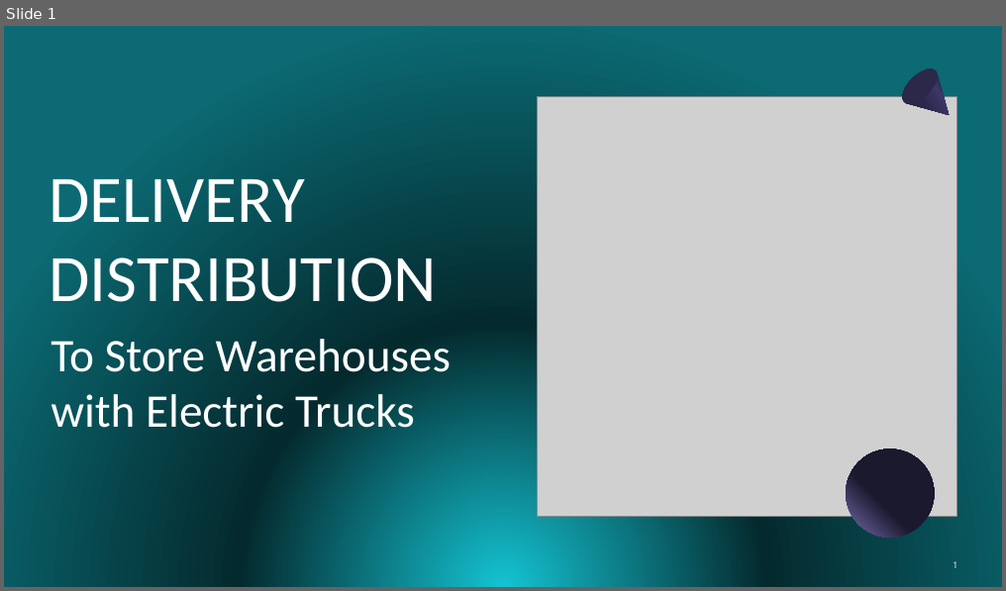
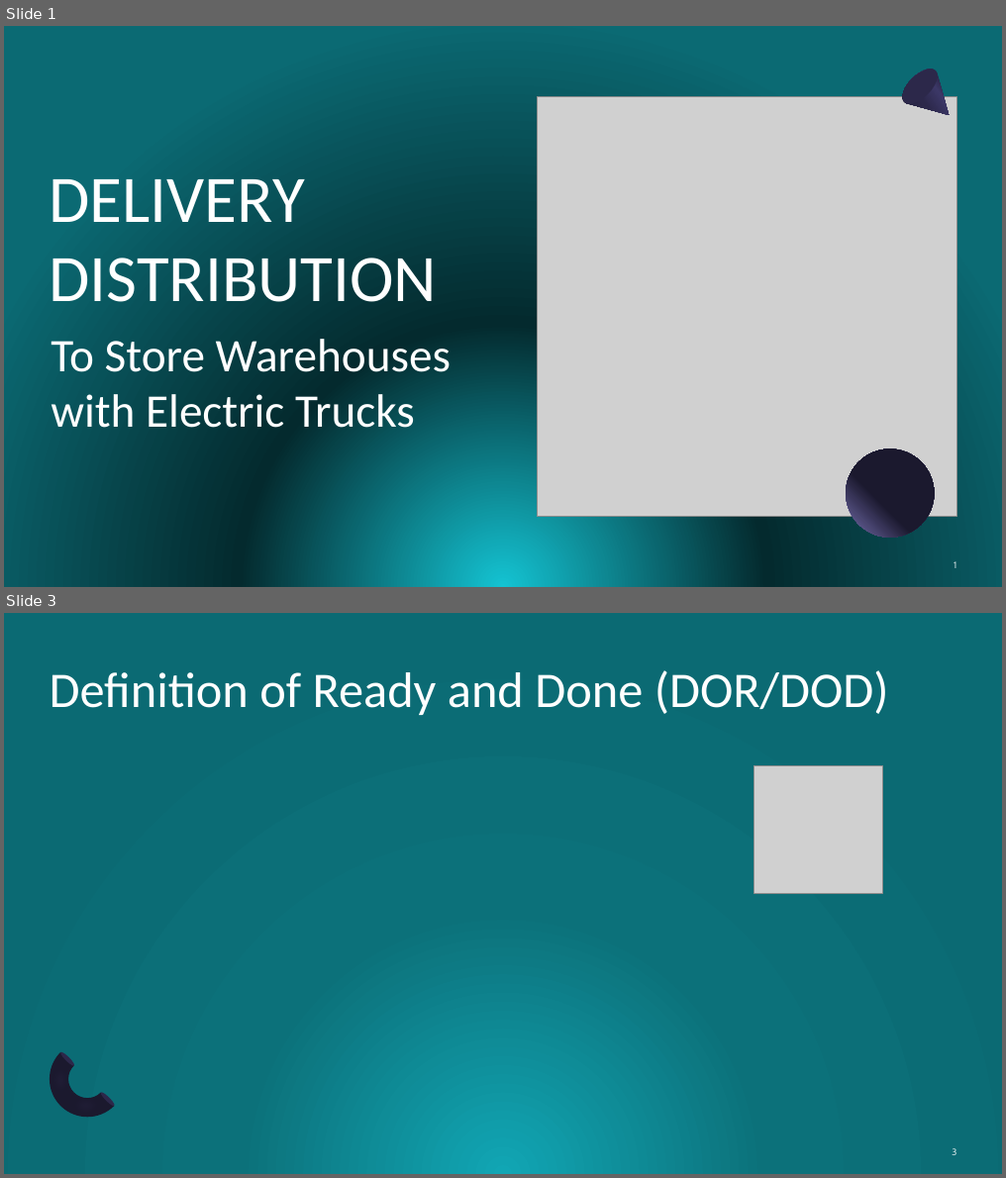
Before and after one commit to prmika/ErasmusProject, a slide deck: Documentation/presentation_lapr5_11_01_2023.pptx. Shown one above the other, each under a label of ours: slide 1 before the commit, slides 1 and 3 after it; the slides between them are not shown. The pictures are 1006x591 and 1006x1178 pixels, drawn with LibreOffice and Linux fonts; fonts in the diff are those of the drawing; grey boxes stand for pictures. Boxes give left, top, right and bottom in pixels: in the first picture for what was removed or moved away, otherwise in the second. Text is boxed around its words. In the diff, an @@ line names an element or a change of style, - is before the commit and + after.

```diff
--- a/Documentation/presentation_lapr5_11_01_2023.pptx
+++ b/Documentation/presentation_lapr5_11_01_2023.pptx
@@ slide 3 added at [4, 613, 1002, 1174], background gradient #11A6B4 to #0C717A to #0B6A73 @@
@@ title added at [50, 670, 889, 715], 48 pt, text #FFFFFF @@
+Definition of Ready and Done (DOR/DOD)
@@ picture added at [754, 765, 882, 894] @@
@@ group added at [34, 1049, 118, 1134]: 2 freeform shapes, 2 ellipses @@
@@ page number added at [951, 1149, 956, 1156], 9 pt, text #FFFFFF at 80% opacity @@
+3
```
Also in this commit, not shown: 9 other slides added, 4 slides removed.
